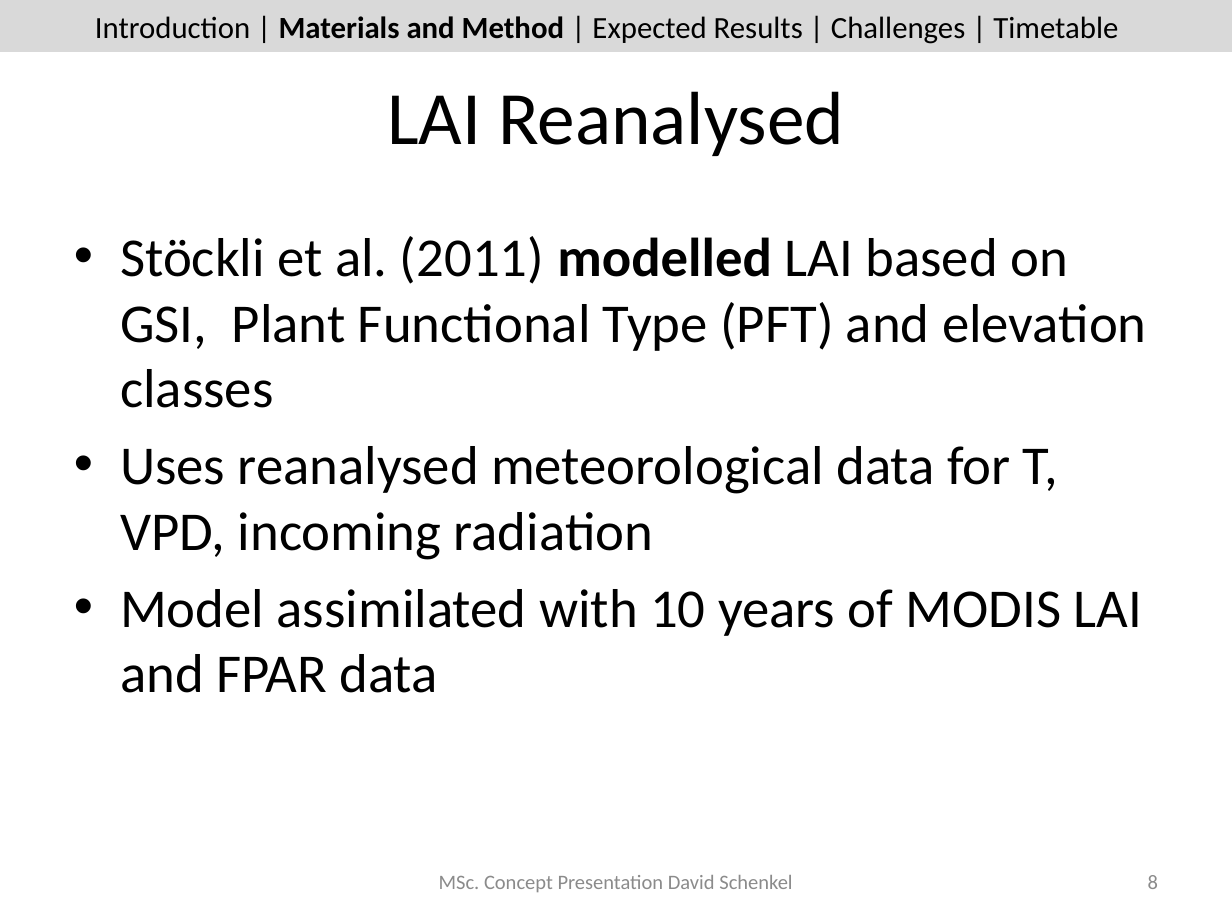
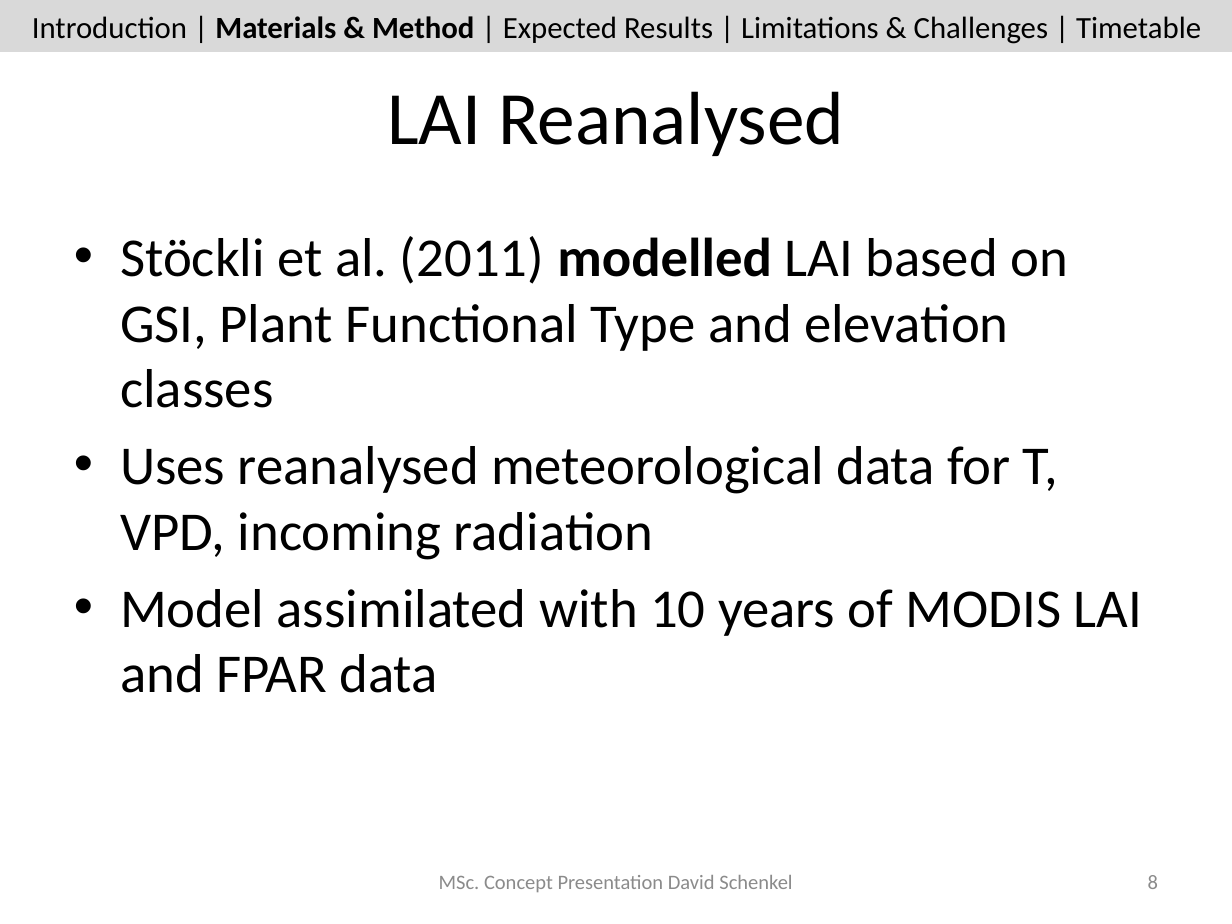
Before and after one commit to dschenkel/geo511, a slide deck: slide 8 of concept_presentation.pptx. Drawn at 1232x924 pixels with LibreOffice and Linux fonts; fonts in the diff are those of the drawing. Boxes give left, top, right and bottom in pixels: in the first picture for what was removed or moved away, otherwise in the second. Text is boxed around its words. In the diff, an @@ line names an element or a change of style, - is before the commit and + after.

```diff
--- a/concept_presentation.pptx
+++ b/concept_presentation.pptx
@@ text at (32, 16, 1201, 44): text changed @@
-Introduction | Materials and Method | Expected Results | Challenges | Timetable
+Introduction | Materials & Method | Expected Results | Limitations & Challenges | Timetable
@@ text at (120, 236, 1068, 408): text changed @@
-• Stöckli et al. (2011) modelled LAI based on GSI, Plant Functional Type (PFT) and elevation classes
+• Stöckli et al. (2011) modelled LAI based on GSI, Plant Functional Type and elevation classes
```
Also in this commit, not shown: 18 other slides changed, 1 slide added, 2 other files.
